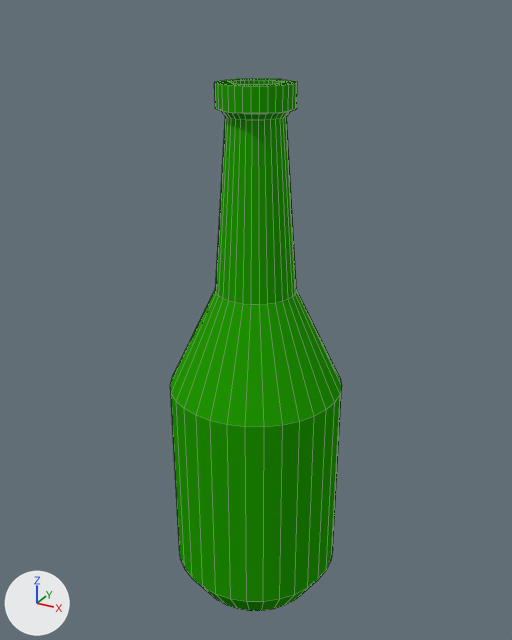
A saved change to the Blender file Assets/Models/LD49Landscape.blend.
Before and after are seen from a 50 mm lens placed at (0.708, -1.287, 1.082), pointed at (-0.01, 0.018, 0.43). The axes (+X, +Y, +Z) are drawn at lower left. The lights are the same throughout. Mesh edges are drawn as thin lines.

The first picture shows 'Message in a bottle'.
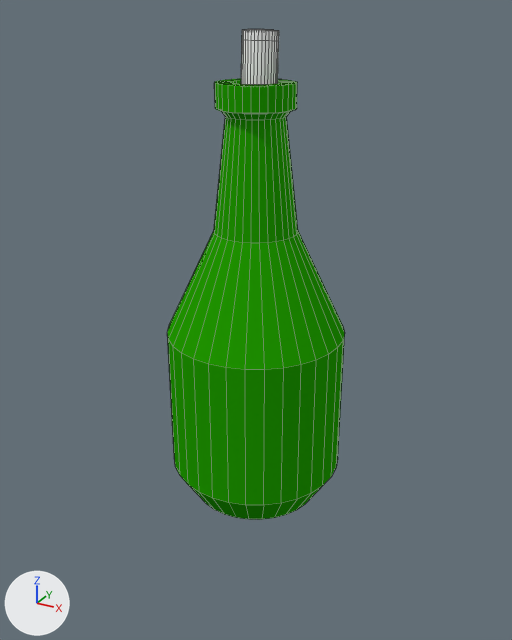
Boxes (x1, y1, x2, y2) around the edits, measured in the pictures (512 x 640 px; the box of a moved part takes in the faces that stretch with it):
'Message in a bottle', reshaped (8% shorter): before (170, 79, 342, 611); after (167, 29, 345, 519)
part 1 of me_cylinder_010, added: after (241, 29, 279, 85)
part 2 of me_cylinder_010, moved or reshaped: before (170, 80, 342, 611); after (167, 80, 345, 519)

Diff of the bpy script that builds the scene:
```diff
--- a/Assets/Models/LD49Landscape.blend.py
+++ b/Assets/Models/LD49Landscape.blend.py
@@ me_cylinder_010 @@
 # used by ob_message_in_a_bottle; location = (0.0, 0.0, 0.0); scale = (0.2, 0.2, 0.2)
-me_cylinder_010.from_pydata(...)  # 384 vertices, 354 faces; spans x -1.0..1.0, y -1.0..1.0, z -1.39..4.75
+me_cylinder_010.from_pydata(...)  # 672 vertices, 612 faces; spans x -1.0..1.0, y -1.0..1.0, z 0.01..5.23
+# me_cylinder_010 part 1: a new loose piece of 288 vertices spanning x -0.18..0.18, y -0.27..0.27, z 1.13..5.23, in mat_highlight (white #fefefe)
+# me_cylinder_010 part 2
+# 64 vertices in x -1.0..1.0, y -1.0..1.0, z -1.39..-1.0 move by (0.0, 0.0, 1.4)
+# 64 vertices in x -1.0..1.0, y -1.0..1.0, z 1.13..1.41 move by (0.0, 0.0, 0.67)
+# 64 vertices in x -0.45..0.45, y -0.45..0.45, z 2.45..2.56 move by (0.0, 0.0, 0.68)
+# 32 vertices in x -0.74..0.74, y -0.74..0.74, z -0.93 move by (0.0, 0.0, 1.41)
 me_cylinder_010.materials.append(mat_material_001)
+me_cylinder_010.materials.append(mat_highlight)  # white #fefefe
```
